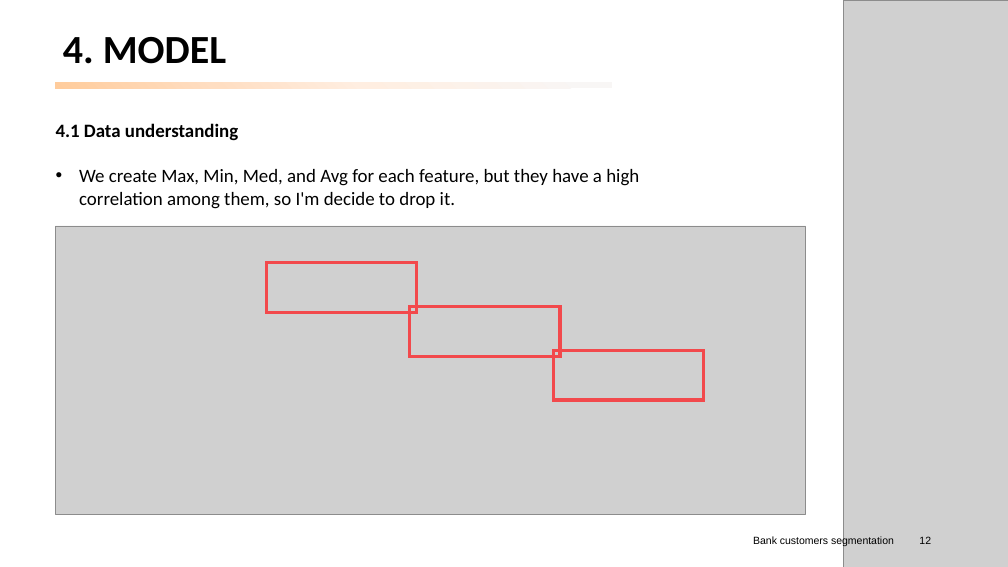
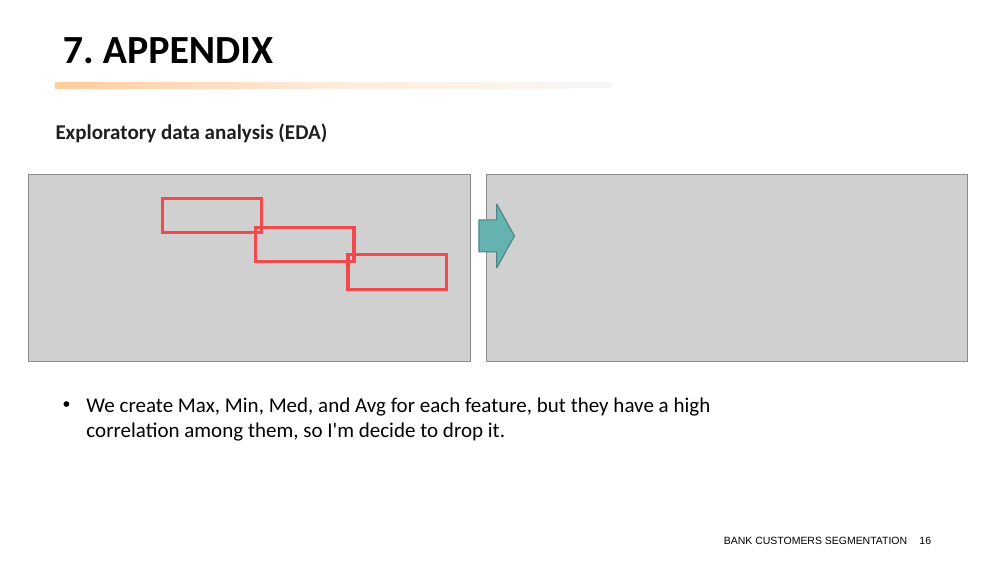
Before and after one commit to peerapat-t/Banking-customer-segmentation, a slide deck: slide 16 of banking customer segmentation.pptx (slide 12 before the commit). Drawn at 1008x567 pixels with LibreOffice and Linux fonts; fonts in the diff are those of the drawing; grey boxes stand for pictures. Boxes give left, top, right and bottom in pixels: in the first picture for what was removed or moved away, otherwise in the second. Text is boxed around its words. In the diff, an @@ line names an element or a change of style, - is before the commit and + after.

```diff
--- a/banking customer segmentation.pptx
+++ b/banking customer segmentation.pptx
@@ picture removed at [843, 0, 1008, 567] @@
@@ title at [63, 37, 273, 64]: text changed @@
-4. MODEL
+7. APPENDIX
@@ text at [56, 123, 238, 141]: paragraph removed @@
-4.1 Data understanding
@@ text added at [56, 123, 327, 143], 20 pt, text #1F1F1F, bold @@
+Exploratory data analysis (EDA)
@@ picture added at [29, 175, 470, 361] @@
@@ picture added at [486, 175, 967, 362] @@
@@ rectangle added at [163, 198, 261, 232], outline #F2494C 3 pt @@
@@ right arrow added at [479, 204, 515, 268], fill #66B2B0, outline #4B8482 1 pt @@
@@ picture removed at [55, 226, 805, 514] @@
@@ rectangle added at [256, 228, 354, 262], outline #F2494C 3 pt @@
@@ rectangle: place and size @@
-rectangle at [266, 263, 417, 313]
+rectangle at [348, 255, 446, 289]
@@ rectangle removed at [410, 307, 560, 357] @@
@@ rectangle removed at [554, 350, 704, 400] @@
@@ text "We create Max, Min, Med, ...": place and size @@
-text "We create Max, Min, Med, ..." at [56, 123, 639, 209]
+text "We create Max, Min, Med, ..." at [86, 397, 711, 441]
@@ text "We create Max, Min, Med, ..." at [86, 397, 711, 441]: size 18 to 20 pt @@
@@ text at [724, 536, 907, 544]: text changed @@
-Bank customers segmentation
+BANK CUSTOMERS SEGMENTATION
@@ page number at [919, 536, 931, 544]: text changed @@
-12
+16
```
Also in this commit, not shown: 12 other slides changed, 6 slides added, 5 slides removed, 2 other files.
